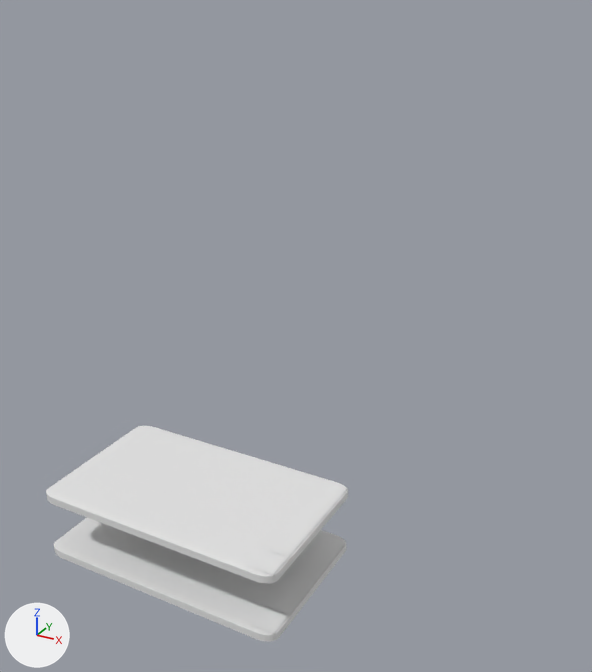
An edit to the Blender file SOURCE/Blend/Playing Card.blend, drawn before and after from the same camera.
Both versions are drawn from a 50 mm lens placed at (6.33, -8.41, 8.14), pointed at (0.46, 2.25, 2.81). Every picture has the same lights, and +X, +Y and +Z are marked at lower left.
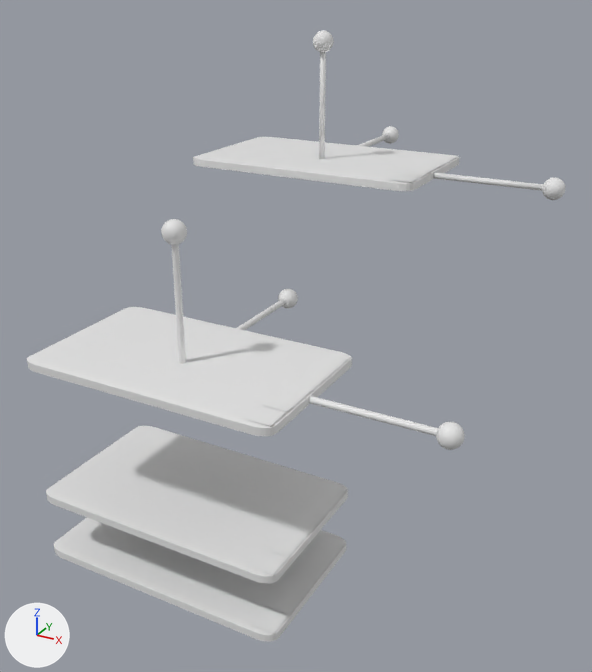
Boxes (x1, y1, x2, y2) around the edits, measured in the pictures (592 x 672 px):
'Cube.002', added: after (27, 307, 352, 436)
    faces in mat_material_001 (white #e7e7e7): (44, 311, 324, 416)
    faces in mat_material_002 (white #e7e7e7): (27, 307, 352, 436)
    faces in mat_material_003 (white #e7e7e7): (262, 351, 351, 411)
    faces in mat_material_004 (white #e7e7e7): (244, 406, 286, 426)
'Cube.003', added: after (193, 31, 565, 200)
    faces in mat_material_001 (white #e7e7e7): (207, 138, 434, 179)
    faces in mat_material_002 (white #e7e7e7): (193, 137, 460, 191)
    faces in mat_material_007 (white #e7e7e7): (433, 172, 565, 200)
    faces in mat_material_006 (white #e7e7e7): (313, 31, 334, 159)
    faces in mat_material_003 (white #e7e7e7): (399, 154, 458, 177)
'Cylinder.002', added: after (309, 396, 465, 450)
'Cylinder.001', added: after (161, 219, 187, 364)
'Cylinder', added: after (236, 289, 298, 330)

Edits to the bpy script that builds the scene:
```text
Add mat_material_007:
    mat_material_007 = principled_material('Material.007')
    mat_material_007.base_color = (0.8, 0.8, 0.8)  # white #e7e7e7
Add mat_material_006:
    mat_material_006 = principled_material('Material.006')
    mat_material_006.base_color = (0.8, 0.8, 0.8)  # white #e7e7e7
Add mat_material_005:
    mat_material_005 = principled_material('Material.005')
    mat_material_005.base_color = (0.8, 0.8, 0.8)  # white #e7e7e7
Add me_cube_004:
    me_cube_004.from_pydata(...)  # 1942 vertices, 1934 faces; spans x -2.19..3.85, y -1.28..2.9, z -0.22..2.04
    # faces by material slot: [1, 293, 1, 1, 546, 546, 546]
    me_cube_004.materials.append(mat_material_001)  # white #e7e7e7
    me_cube_004.materials.append(mat_material_002)  # white #e7e7e7
    me_cube_004.materials.append(mat_material_003)  # white #e7e7e7
    me_cube_004.materials.append(mat_material_004)  # white #e7e7e7
    me_cube_004.materials.append(mat_material_005)  # white #e7e7e7
    me_cube_004.materials.append(mat_material_006)  # white #e7e7e7
    me_cube_004.materials.append(mat_material_007)  # white #e7e7e7
Add me_cylinder_002:
    me_cylinder_002.from_pydata(...)  # a 32-sided cylinder along z spanning x -1.0..1.0, y -1.0..1.0, z -1.0..1.0; a UV sphere (32 segments, 16 rings, poles along y) spanning x -3.52..3.52, y -3.29..3.21, z 0.78..1.12
    me_cylinder_002.polygons.foreach_set('use_smooth', [True] * 546)
    me_cylinder_002.materials.append(mat_material_007)  # white #e7e7e7
Add me_cylinder_001:
    me_cylinder_001.from_pydata(...)  # a 32-sided cylinder along z spanning x -1.0..1.0, y -1.0..1.0, z -1.0..1.0; a UV sphere (32 segments, 16 rings, poles along y) spanning x -3.52..3.52, y -3.29..3.21, z 0.78..1.12
    me_cylinder_001.polygons.foreach_set('use_smooth', [True] * 546)
    me_cylinder_001.materials.append(mat_material_006)  # white #e7e7e7
Add me_cylinder:
    me_cylinder.from_pydata(...)  # a 32-sided cylinder along z spanning x -1.0..1.0, y -1.0..1.0, z -1.0..1.0; a UV sphere (32 segments, 16 rings, poles along y) spanning x -3.52..3.52, y -3.29..3.21, z 0.78..1.12
    me_cylinder.polygons.foreach_set('use_smooth', [True] * 546)
    me_cylinder.materials.append(mat_material_005)  # white #e7e7e7
Add ob_cube_003:
    ob_cube_003 = bpy.data.objects.new('Cube.003', me_cube_004)
    ob_cube_003.location = (0.19, 4.24, 5.3)
Add ob_cylinder_002:
    ob_cylinder_002 = bpy.data.objects.new('Cylinder.002', me_cylinder_002)
    ob_cylinder_002.location = (2.93, -0.17, 3.18)
    ob_cylinder_002.rotation_euler = (0.0, 1.571, 0.0)  # degrees (0, 90, 0)
    ob_cylinder_002.scale = (0.047, 0.0509, 0.988)
Add ob_cylinder_001:
    ob_cylinder_001 = bpy.data.objects.new('Cylinder.001', me_cylinder_001)
    ob_cylinder_001.location = (0.0, -0.17, 4.17)
    ob_cylinder_001.scale = (0.047, 0.0509, 0.988)
Add ob_cylinder:
    ob_cylinder = bpy.data.objects.new('Cylinder', me_cylinder)
    ob_cylinder.location = (0.0, 1.87, 3.18)
    ob_cylinder.rotation_euler = (-1.571, 0.0, 0.0)  # degrees (-90, 0, 0)
    ob_cylinder.scale = (0.047, 0.0509, 0.988)
Add ob_cube_002:
    ob_cube_002 = bpy.data.objects.new('Cube.002', me_cube_003.copy())  # the mesh of ob_cube_001
    ob_cube_002.location = (0.0, 0.0, 3.18)
```
